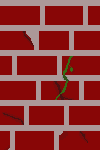
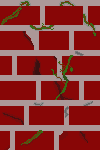
Revision of a layered 100×150 image; what changed, layer by layer:
painted on "Paint Layer 1" over [1, 0, 97, 146]
